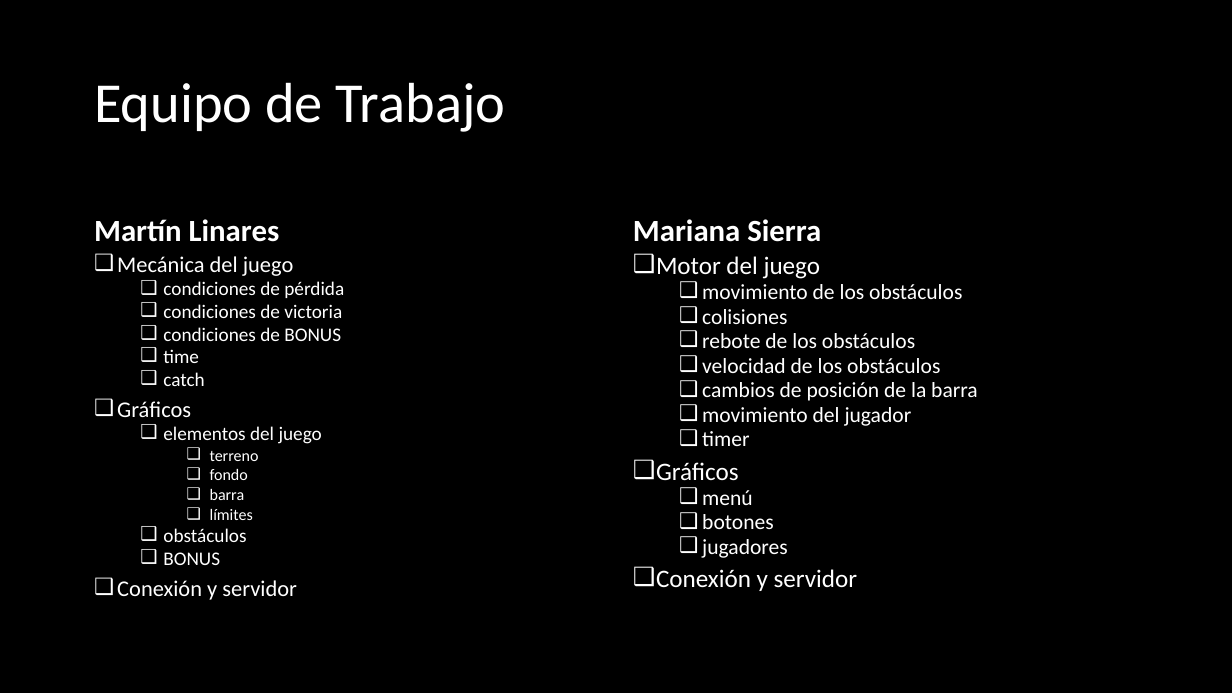
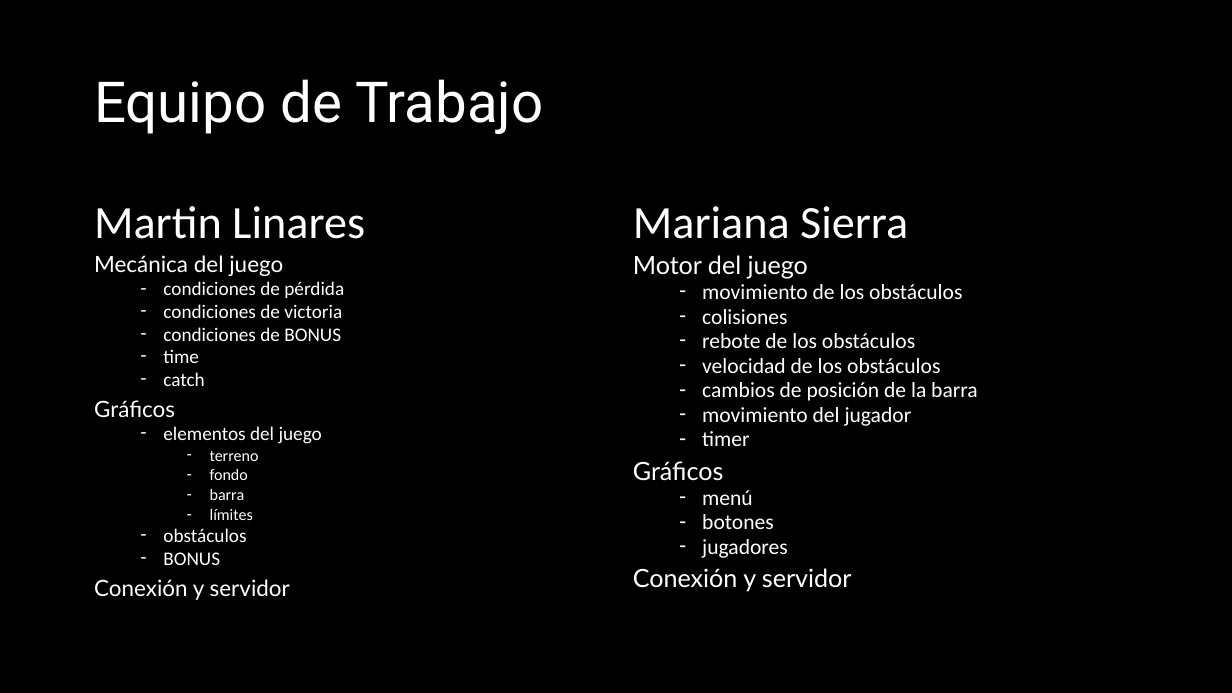
Before and after one commit to marianasrvg/POO_Fall2016, a slide deck: slide 4 of Inserte nombre aquí-.pptx. Drawn at 1232x693 pixels with LibreOffice and Linux fonts; fonts in the diff are those of the drawing. Boxes give left, top, right and bottom in pixels: in the first picture for what was removed or moved away, otherwise in the second. Text is boxed around its words. In the diff, an @@ line names an element or a change of style, - is before the commit and + after.

Commit message:
Cambio de tipografía
Presentación Inicial

```diff
--- a/Inserte nombre aquí-.pptx
+++ b/Inserte nombre aquí-.pptx
@@ title "Equipo de Trabajo" at (94, 79, 543, 134): font Calibri to Roboto @@
@@ text "Mariana Sierra" at (633, 206, 908, 239): size 24 to 36 pt, bold off @@
@@ text at (94, 206, 365, 239): text changed; size 24 to 36 pt; bold off @@
-Martín Linares
+Martin Linares
@@ text "Mecánica del juego" at (94, 255, 344, 600): font Calibri to Lato in "Mecánica del juego", "Gráficos", "Conexión y servidor"; bullet ❑ to none; bullet ❑ to - @@
@@ text "Motor del juego" at (633, 255, 978, 592): font Calibri to Lato in "Motor del juego", "Gráficos", "Conexión y servidor"; bullet ❑ to none; bullet ❑ to - @@
```
Also in this commit, not shown: 3 other slides changed, 1 slide added.
